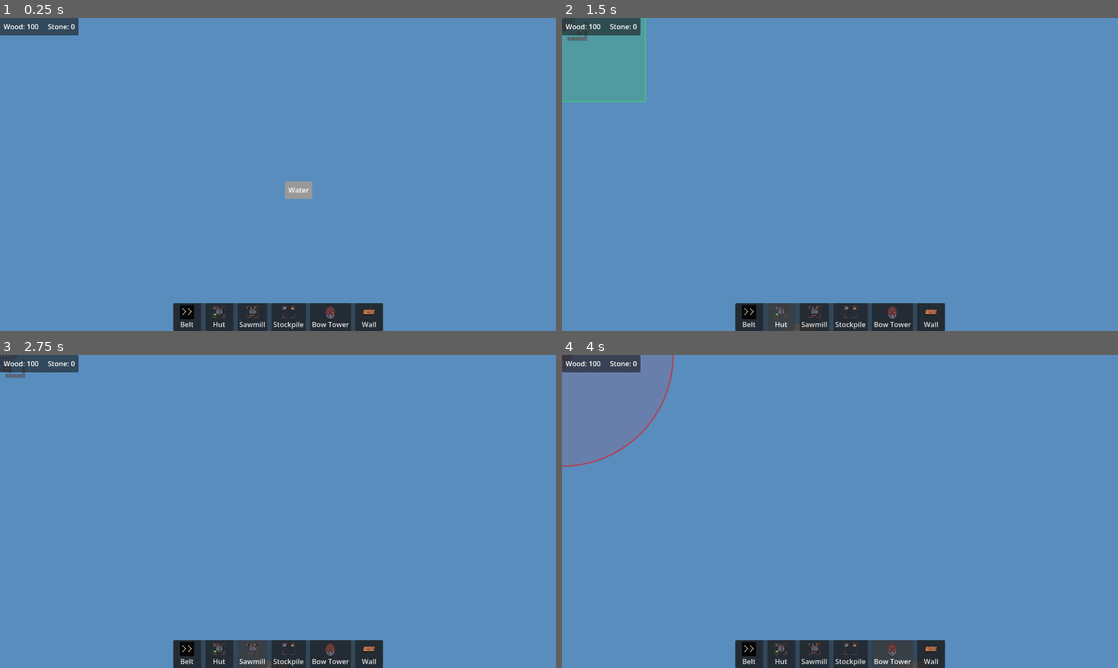
Above: before the commit, frames 1-4 (two rows, left to right).
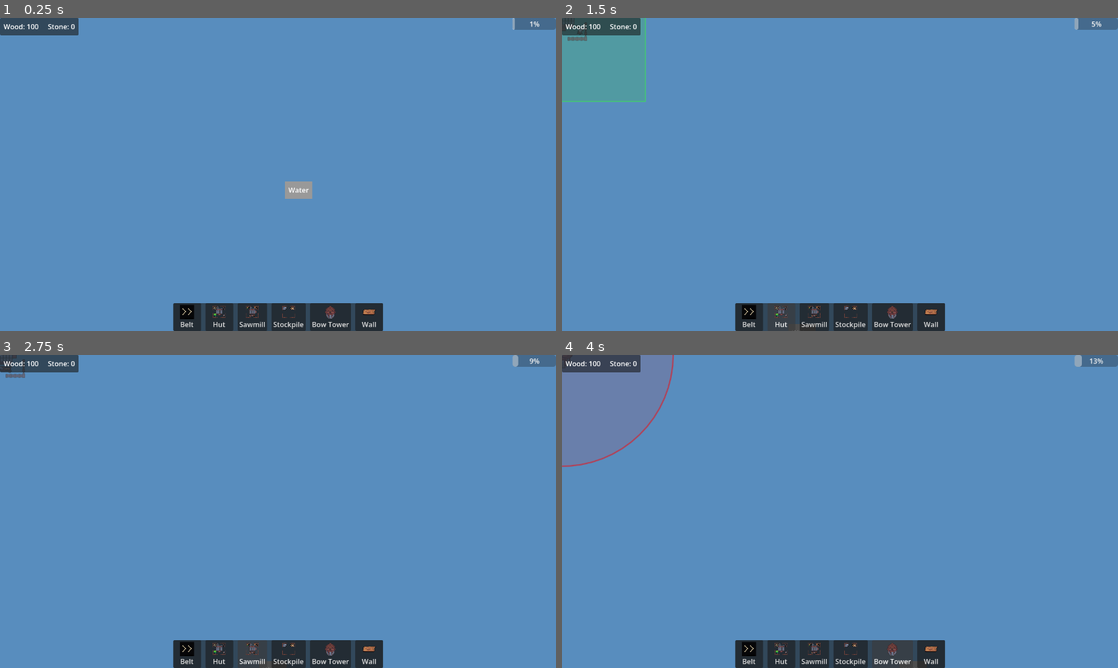
Above: after the commit, the same moments.

Repository: ColdTerror/Core-and-Conveyor
Game: Godot game, scene res://scenes/level.tscn
Same seed, same stepped clock (60 frames per second), same inputs: the game is played once before the commit and once after it. The engine's default icon, where the game draws it, is replaced by a stand-in: a white triangle on a blue panel in a dark square.
Inputs:
- Up to frame 1 (0.25 s): no input
- Up to frame 2 (1.5 s): click "Belt" at 0.5 s; click "Hut" at 1.25 s
- Up to frame 3 (2.75 s): click "Sawmill" at 2 s
- Up to frame 4 (4 s): click "Stockpile" at 2.75 s; click "Bow Tower" at 3.5 s

The runs differ from the first frame. In frame 1, 0.3% of the frame differs, in the area x 92-100%, y 0-4%; in frame 2, 0.3%; in frame 3, 0.3%; in frame 4, 0.3%.

Commit message:
added wave progress to a progress bar node on game ui

Diff:
--- a/scenes/level.tscn
+++ b/scenes/level.tscn
@@ -55,7 +55,7 @@
 corruption_layer = NodePath("../CorruptionLayer")
 enemy_scene = ExtResource("27_cmcjb")
 fallback_spawn_radius = 100.0
-time_between_waves = 50000.0
+time_between_waves = 30.0
 enemy_popup = NodePath("../CanvasLayer/Popup_Layer/EnemyInfoPopup")
 
 [node name="Camera2D" type="Camera2D" parent="." unique_id=1939464240]
@@ -170,5 +170,6 @@
 layout_mode = 1
 mouse_filter = 2
 
-[node name="GameUI" parent="CanvasLayer/Hud_Layer" unique_id=678937411 instance=ExtResource("21_h6wmr")]
+[node name="GameUI" parent="CanvasLayer/Hud_Layer" unique_id=678937411 node_paths=PackedStringArray("wave_manager") instance=ExtResource("21_h6wmr")]
 layout_mode = 1
+wave_manager = NodePath("../../../WaveManager")
--- a/scenes/ui/game_ui.tscn
+++ b/scenes/ui/game_ui.tscn
@@ -19,3 +19,13 @@
 
 [node name="HBoxContainer" type="HBoxContainer" parent="PanelContainer" unique_id=1342127144]
 layout_mode = 2
+
+[node name="WaveProgressBar" type="ProgressBar" parent="." unique_id=1040969919]
+custom_minimum_size = Vector2(100, 0)
+layout_mode = 1
+anchors_preset = 1
+anchor_left = 1.0
+anchor_right = 1.0
+offset_left = -40.0
+offset_bottom = 27.0
+grow_horizontal = 0
--- a/scripts/building/building_manager.gd
+++ b/scripts/building/building_manager.gd
@@ -127,7 +127,7 @@
 		var assets = b.get_economy_assets()
 
 		if not assets.is_empty():
-			EconomyManager.remove_resources(assets)
+			EconomyManager.remove_resources_from_global(assets)
 	# ------------------
 
 
--- a/scripts/game_ui.gd
+++ b/scripts/game_ui.gd
@@ -3,8 +3,10 @@
 
 @onready var container = $PanelContainer/HBoxContainer
 
-# A dictionary to keep track of the labels we create
-# Key: String (e.g. "Wood"), Value: Label Node
+# --- NEW: WAVE UI REFERENCES ---
+@export var wave_manager: WaveManager # Drag your WaveManager node here in the Inspector!
+@onready var wave_progress_bar = $WaveProgressBar # Adjust path if you put it inside a container
+
 var resource_labels: Dictionary = {}
 
 func _ready():
@@ -19,17 +21,40 @@
 	for resource_name in EconomyManager.global_inventory:
 		var amount = EconomyManager.global_inventory[resource_name]
 
-		# Optional: Skip drawing the label if we have 0 of that item
-		# (Remove this if statement if you want it to show "Arrows: 0")
-		#if amount <= 0 and not resource_labels.has(resource_name):
-		#	continue
-
 		# If we don't have a label for this item yet, create one!
 		if not resource_labels.has(resource_name):
 			var new_label = Label.new()
-			# You can add custom fonts/themes to new_label here if you want
 			container.add_child(new_label)
 			resource_labels[resource_name] = new_label
 
 		# Update the text of the existing label
 		resource_labels[resource_name].text = "  %s: %d  " % [resource_name, amount]
+
+# --- NEW: WAVE TIMER LOGIC ---
+func _process(_delta):
+	# Don't run if we haven't linked the manager or the progress bar
+	if not wave_manager or not wave_progress_bar:
+		return
+
+	# Optional: If you added a Label as a child of the ProgressBar, grab it here
+	var text_label = wave_progress_bar.get_node_or_null("Label")
+
+	if wave_manager.is_wave_active:
+		# Wave is happening right now! Keep the bar full.
+		wave_progress_bar.max_value = 1.0
+		wave_progress_bar.value = 1.0
+
+		if text_label:
+			text_label.text = "Wave %d Active! Enemies: %d" % [wave_manager.current_wave, wave_manager.enemies_alive]
+
+	else:
+		# Cooldown phase: counting down to the next wave
+		var time_left = wave_manager.wave_timer.time_left
+		var total_time = wave_manager.wave_timer.wait_time
+
+		# Update the bar (Fills up as time gets closer to 0)
+		wave_progress_bar.max_value = total_time
+		wave_progress_bar.value = total_time - time_left
+
+		if text_label:
+			text_label.text = "Next Wave in: %.1fs" % time_left
